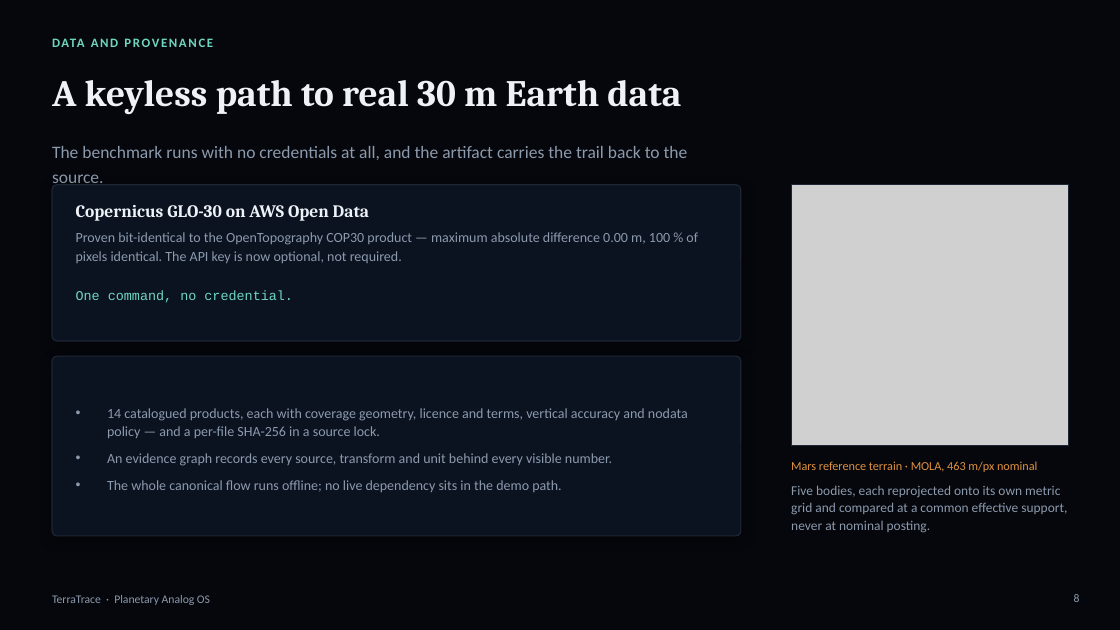
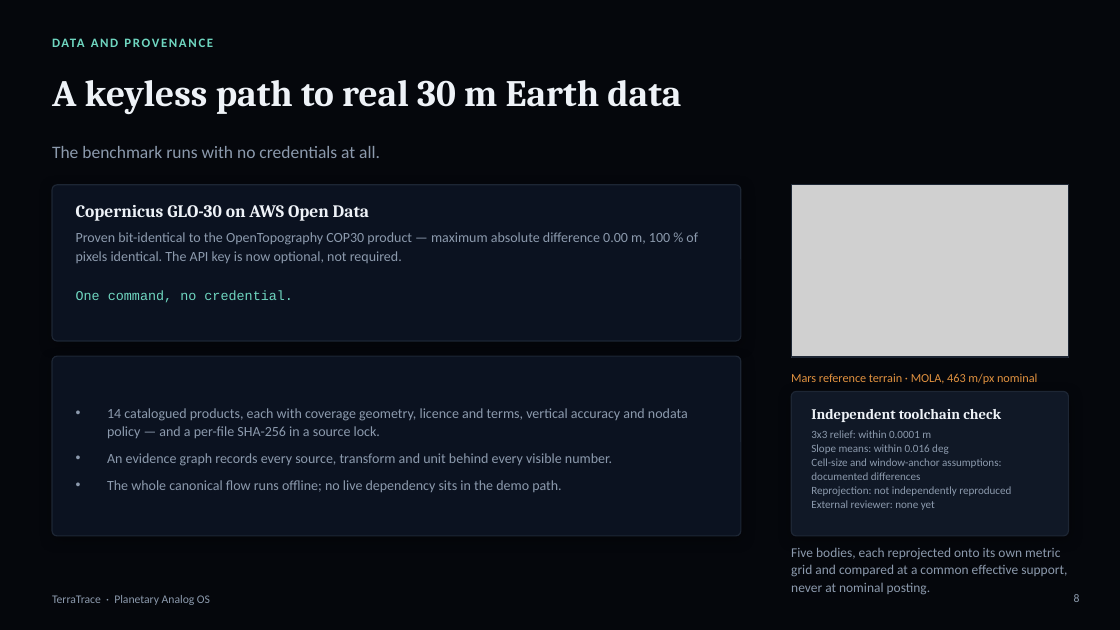
Before and after one commit to pal-123456789/terratrace, a slide deck: slide 8 of TerraTrace-deck.pptx. Drawn at 1120x630 pixels with LibreOffice and Linux fonts; fonts in the diff are those of the drawing; grey boxes stand for pictures. Boxes give left, top, right and bottom in pixels: in the first picture for what was removed or moved away, otherwise in the second. Text is boxed around its words. In the diff, an @@ line names an element or a change of style, - is before the commit and + after.

```diff
--- a/TerraTrace-deck.pptx
+++ b/TerraTrace-deck.pptx
@@ text at [52,146,380,158]: text changed @@
-The benchmark runs with no credentials at all, and the artifact carries the trail back to the source.
+The benchmark runs with no credentials at all.
@@ picture: place and size @@
-picture at [791,185,1069,445]
+picture at [791,185,1069,357]
@@ rectangle: place and size @@
-rectangle at [791,185,1069,445]
+rectangle at [791,185,1069,357]
@@ text "Mars reference terrain · MOLA, ...": place and size @@
-text "Mars reference terrain · MOLA, ..." at [791,461,1037,472]
+text "Mars reference terrain · MOLA, ..." at [791,373,1037,384]
@@ rounded rectangle added at [791,392,1069,536], fill #101826, outline #1D2634 1 pt @@
@@ text added at [811,409,1001,422], 12.5 pt, text #EEF2F7, bold @@
+Independent toolchain check
@@ text added at [811,430,1011,510], 9.5 pt, text #8C9AAD @@
+3x3 relief: within 0.0001 m
+Slope means: within 0.016 deg
+Cell-size and window-anchor assumptions: documented differences
+Reprojection: not independently reproduced
+External reviewer: none yet
@@ text "Five bodies, each reprojected onto ...": place and size @@
-text "Five bodies, each reprojected onto ..." at [791,485,1067,533]
+text "Five bodies, each reprojected onto ..." at [791,547,1067,595]
```
Also in this commit, not shown: 4 other slides changed, 1 other file.
